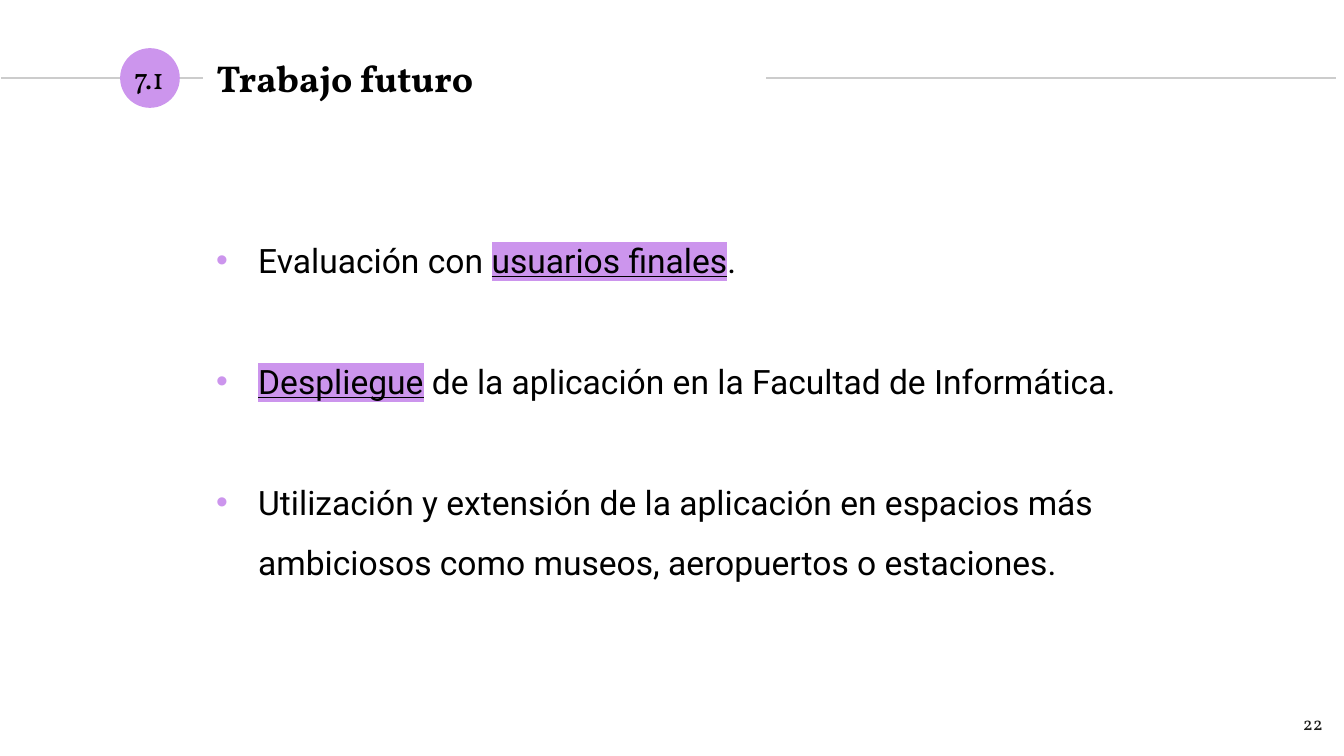
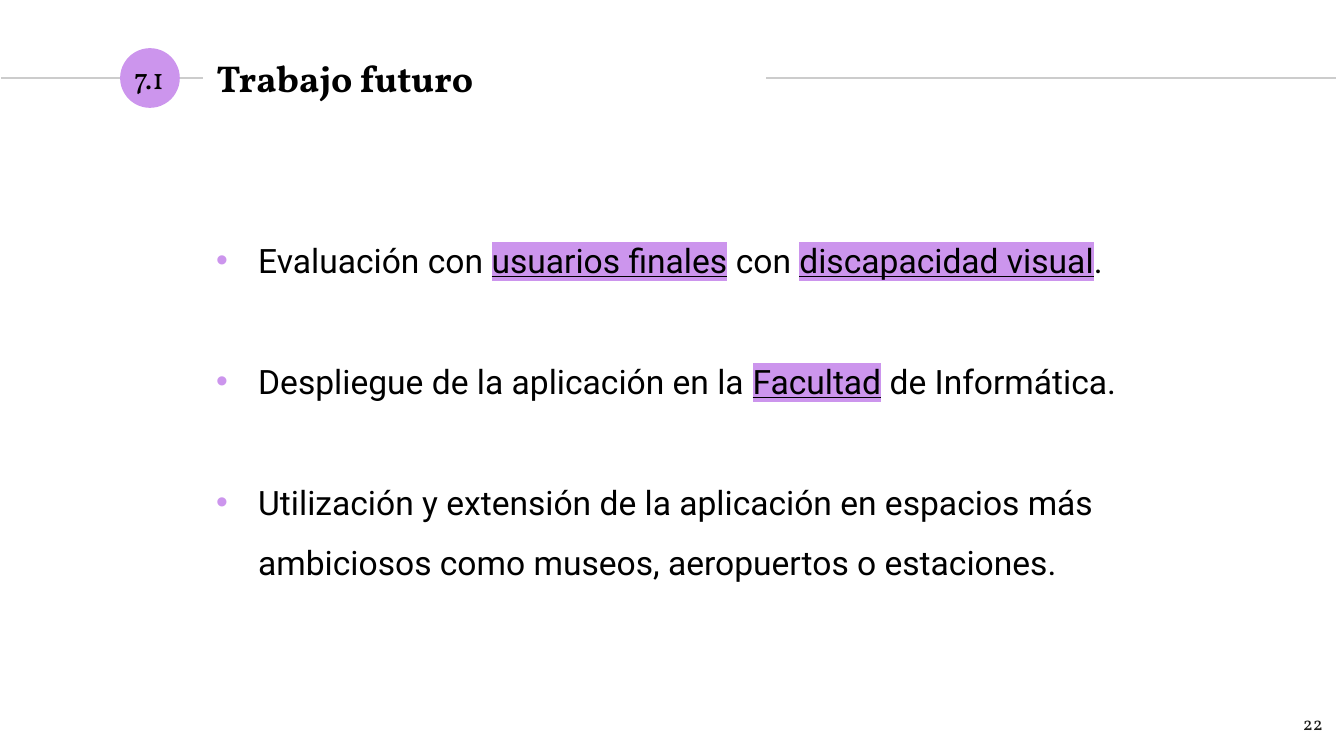
Before and after one commit to NILGroup/TFG-1920-DiscapacidadVisual, a slide deck: slide 22 of Defensa/presentaciónFinal_v2.pptx. Drawn at 1344x756 pixels with LibreOffice and Linux fonts; fonts in the diff are those of the drawing. Boxes give left, top, right and bottom in pixels: in the first picture for what was removed or moved away, otherwise in the second. Text is boxed around its words. In the diff, an @@ line names an element or a change of style, - is before the commit and + after.

```diff
--- a/Defensa/presentaciónFinal_v2.pptx
+++ b/Defensa/presentaciónFinal_v2.pptx
@@ text at [258, 242, 1103, 281]: text changed @@
-• Evaluación con usuarios finales.
+• Evaluación con usuarios finales con discapacidad visual.
@@ text at [258, 363, 1116, 402]: highlight #CC95ED to none, underline off in "Despliegue"; highlight none to #CC95ED, underline on in "Facultad" @@
```
Also in this commit, not shown: 3 other slides changed.
